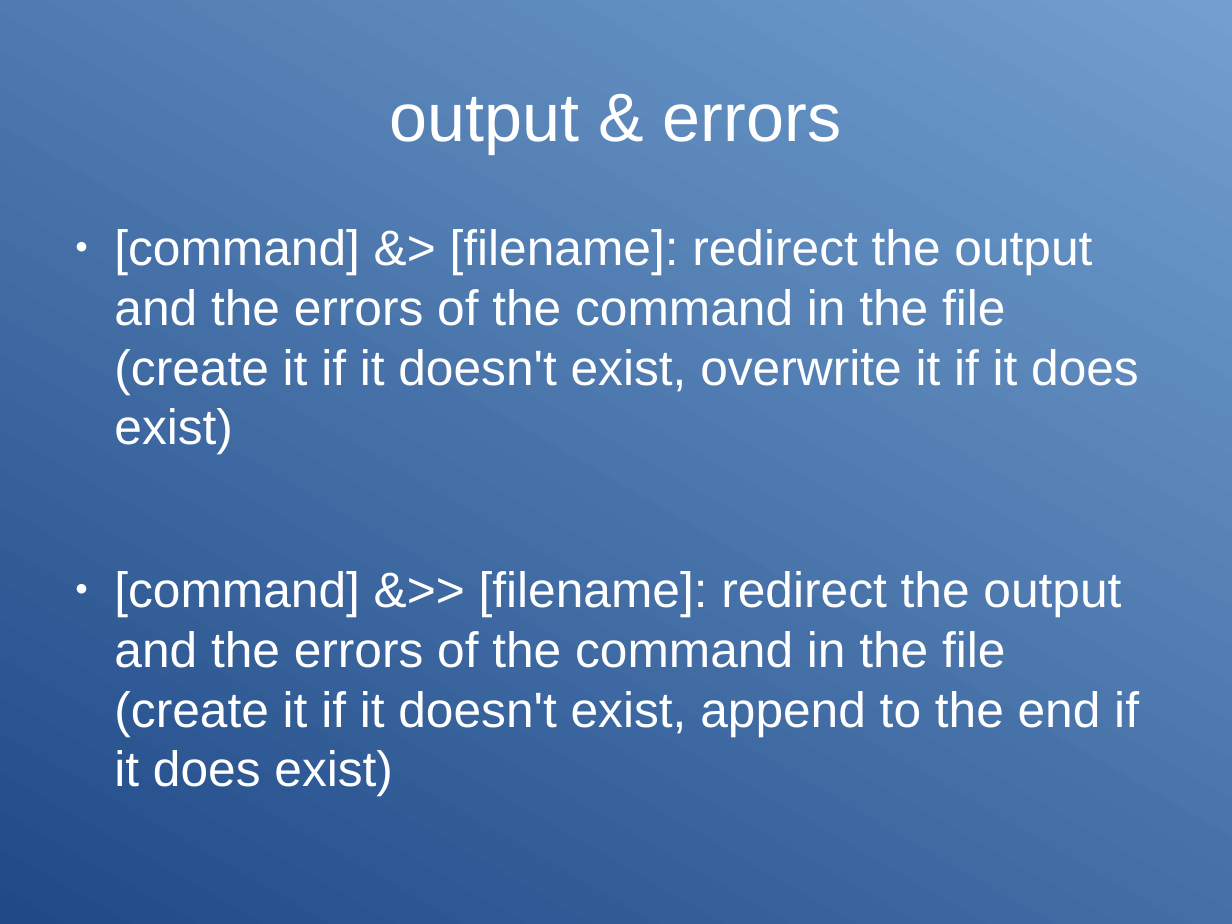
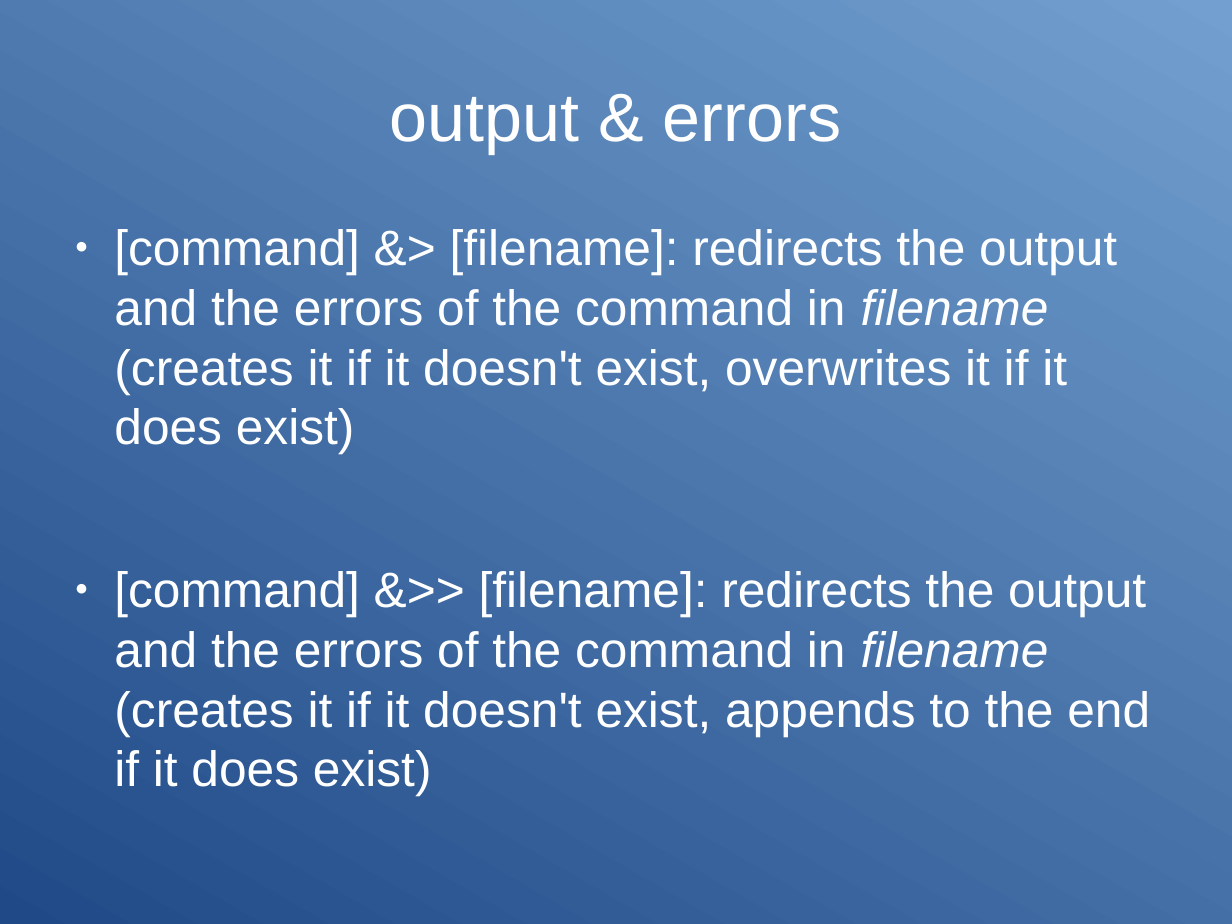
Before and after one commit to Clibre/An-introduction-to-bash, a slide deck: slide 24 of presentation/presentation.odp. Drawn at 1232x924 pixels with LibreOffice and Linux fonts; fonts in the diff are those of the drawing. Boxes give left, top, right and bottom in pixels: in the first picture for what was removed or moved away, otherwise in the second. Text is boxed around its words. In the diff, an @@ line names an element or a change of style, - is before the commit and + after.

```diff
--- a/presentation/presentation.odp
+++ b/presentation/presentation.odp
@@ text at (114, 229, 1150, 736): text changed @@
-● [command] &> [filename]: redirect the output and the errors of the command in the file (create it if it doesn't exist, overwrite it if it does exist)
-● [command] &>> [filename]: redirect the output and the errors of the command in the file (create it if it doesn't exist, append to the end if it does exist)
+● [command] &> [filename]: redirects the output and the errors of the command in filename (creates it if it doesn't exist, overwrites it if it does exist)
+● [command] &>> [filename]: redirects the output and the errors of the command in filename (creates it if it doesn't exist, appends to the end if it does exist)
```
Also in this commit, not shown: 36 other slides changed, 1 slide removed.
